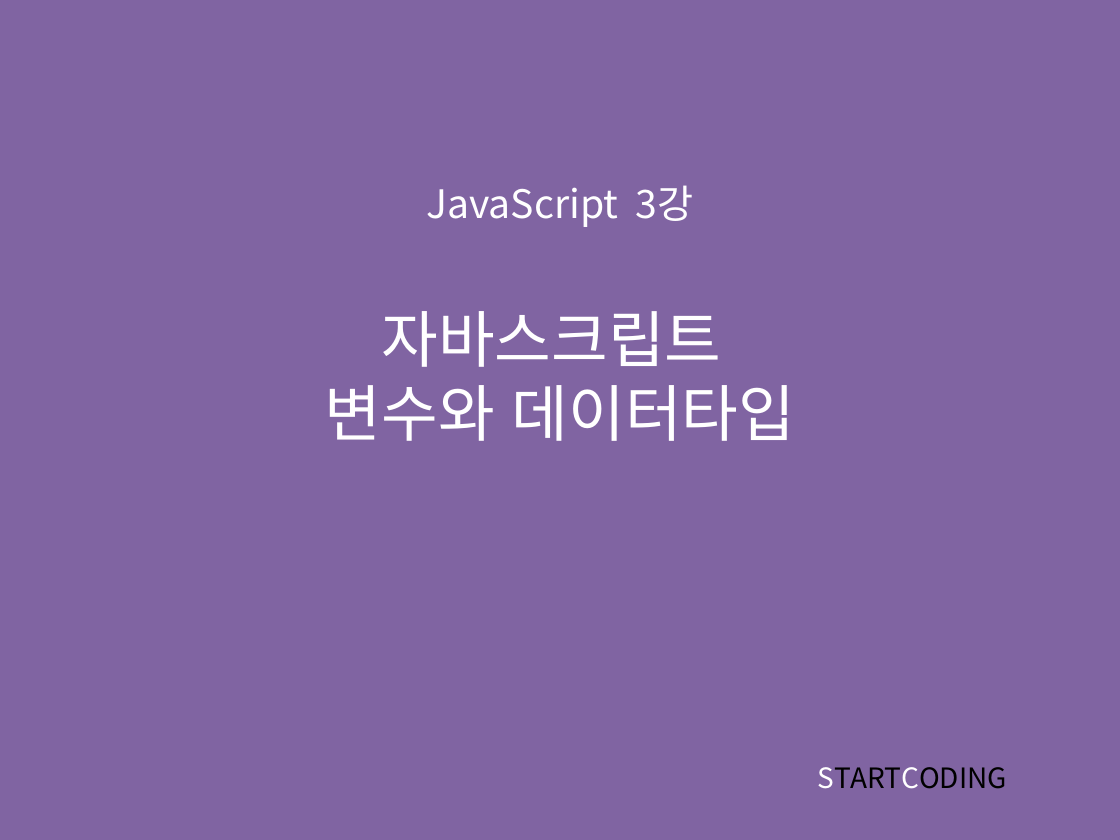
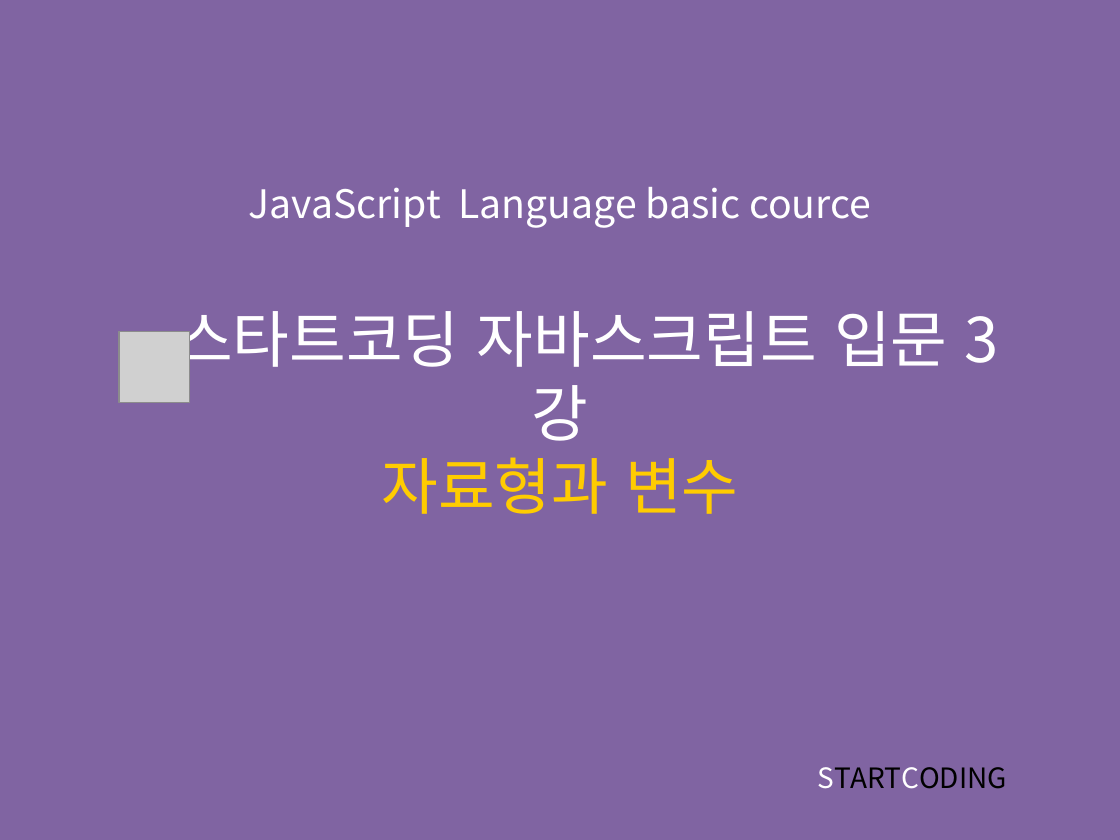
Before and after one commit to kwonkijun/web, a slide deck: slide 1 of 프론트엔드기초(PPT)/JAVASCRIPT 3강_변수와 데이터타입 - 복사본.pptx. Drawn at 1120x840 pixels with LibreOffice and Linux fonts; fonts in the diff are those of the drawing; grey boxes stand for pictures. Boxes give left, top, right and bottom in pixels: in the first picture for what was removed or moved away, otherwise in the second. Text is boxed around its words. In the diff, an @@ line names an element or a change of style, - is before the commit and + after.

```diff
--- a/프론트엔드기초(PPT)/JAVASCRIPT 3강_변수와 데이터타입 - 복사본.pptx
+++ b/프론트엔드기초(PPT)/JAVASCRIPT 3강_변수와 데이터타입 - 복사본.pptx
@@ title at (x1=176, y1=187, x2=947, y2=514): text changed; size 39.6 to 25.2 pt @@
-JavaScript 3강
-자바스크립트
-변수와 데이터타입
+JavaScript Language basic cource
+스타트코딩 자바스크립트 입문 3강
+자료형과 변수
@@ picture added at (x1=119, y1=332, x2=189, y2=402) @@
```
Also in this commit, not shown: 5 other slides changed, 13 slides added, 6 slides removed, 2 other files.
